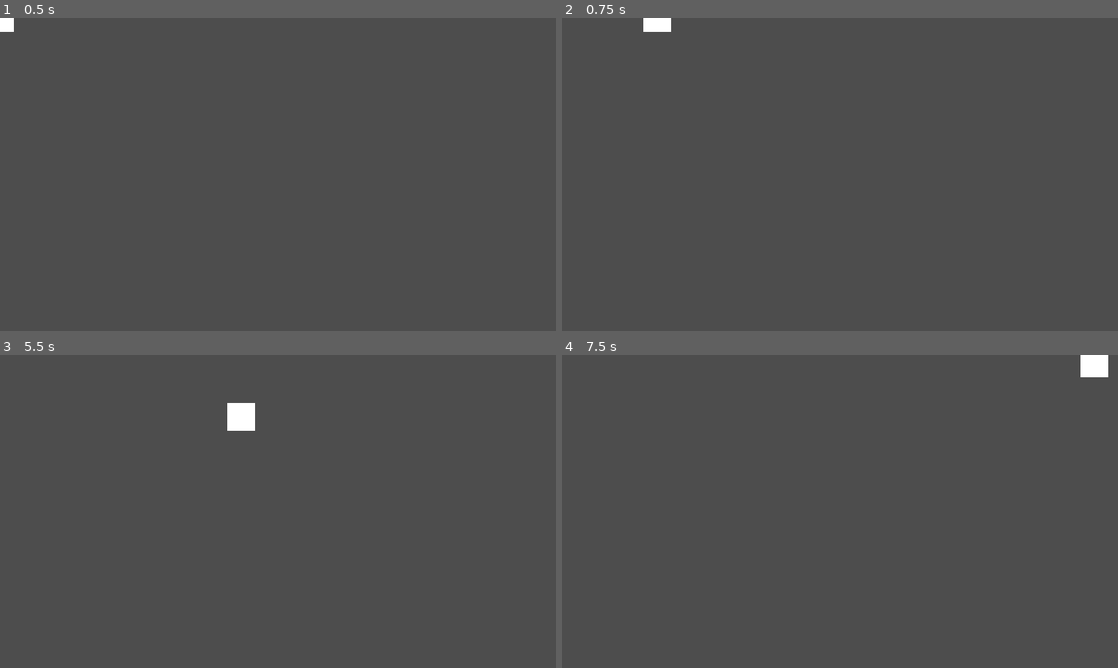
Above: before the commit, frames 1-4 (two rows, left to right).
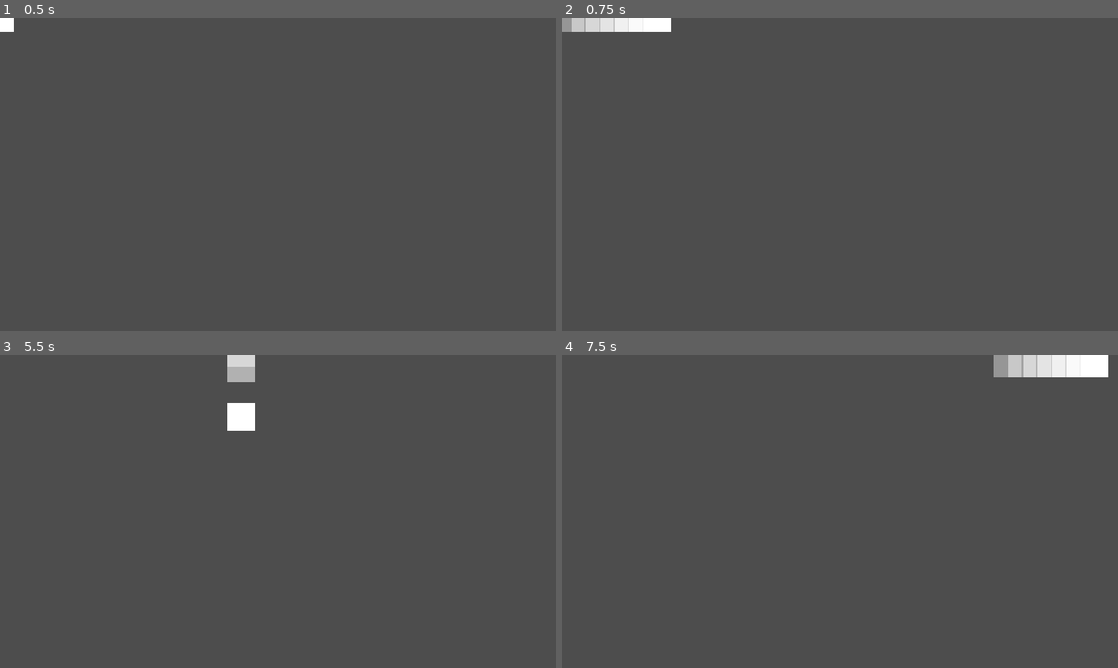
Above: after the commit, the same moments.

Repository: Spedinja/LudumDare58
Game: Godot game, scene res://Scenes/Player/player.tscn
The game is run twice, just before and just after one commit, with the same random seed, the same clock (stepped at 60 frames per second) and the same inputs. Before the commit the project starts from res://Scenes/player.tscn.
Inputs (mouse positions are in pixels of both pictures, inside the frame that each line leads up to):
- Up to frame 1 (0.5 s): no input
- Up to frame 2 (0.75 s): tap Enter at 0.5 s; move the mouse to (962, 158) at 0.52 s; hold D (Move Right) from 0.53 s (still down); right-click (962, 158) at 0.6 s
- Up to frame 3 (5.5 s): move the mouse to (166, 527) at 1.27 s; release D (Move Right) at 1.28 s; hold S (Move Down) 1.28-2.03 s; click (166, 527) at 1.35 s; right-click (166, 527) at 1.55 s; move the mouse to (333, 442) at 2.02 s; hold D (Move Right) 2.03-2.78 s; right-click (333, 442) at 2.1 s; move the mouse to (250, 574) at 2.77 s; hold W (Move Up) 2.78-3.53 s; right-click (250, 574) at 2.85 s; tap Space at 3.5, 5 s; move the mouse to (444, 558) at 3.52 s; hold A (Move Left) 3.53-5.03 s; click (444, 558) at 3.6 s; right-click (444, 558) at 3.8 s; tap Enter at 4.25 s; move the mouse to (111, 464) at 4.27 s; right-click (111, 464) at 4.35 s; move the mouse to (305, 511) at 5.02 s; hold S (Move Down) from 5.03 s (still down); right-click (305, 511) at 5.1 s
- Up to frame 4 (7.5 s): move the mouse to (756, 433) at 5.77 s; release S (Move Down) at 5.78 s; hold D (Move Right) 5.78-6.53 s; click (756, 433) at 5.85 s; right-click (756, 433) at 6.05 s; move the mouse to (962, 495) at 6.52 s; hold W (Move Up) 6.53-7.28 s; right-click (962, 495) at 6.6 s; move the mouse to (728, 527) at 7.27 s; hold D (Move Right) from 7.28 s (still down); right-click (728, 527) at 7.35 s

Frame 1 is identical in both runs. In frame 2, 0.7% of the frame differs, in the area x 0-15%, y 0-5%; in frame 3, 0.4%; in frame 4, 1.1%, in the area x 77-94%, y 0-8%.

Commit message:
added more functionalities to dash + dash ghost effect

Diff:
--- /dev/null
+++ b/Scenes/Player/dash_ghost.tscn
@@ -0,0 +1,8 @@
+[gd_scene load_steps=3 format=3 uid="uid://bved0ss16j56w"]
+
+[ext_resource type="Texture2D" uid="uid://it5qagoxabo" path="res://Sprites/Tile.png" id="1_407wb"]
+[ext_resource type="Script" uid="uid://buev3qw06ou8s" path="res://Scripts/Player/dash_ghost.gd" id="2_7fomq"]
+
+[node name="DashGhost" type="Sprite2D"]
+texture = ExtResource("1_407wb")
+script = ExtResource("2_7fomq")
--- a/Scenes/player.tscn
+++ b/Scenes/Player/player.tscn
@@ -1,7 +1,7 @@
 [gd_scene load_steps=5 format=3 uid="uid://bfaxkwh1r2pkb"]
 
-[ext_resource type="Script" uid="uid://dms32j4b6250c" path="res://Scenes/player.gd" id="1_v0iea"]
-[ext_resource type="Texture2D" uid="uid://it5qagoxabo" path="res://Sprites/Tile.png" id="2_cvnsp"]
+[ext_resource type="Script" uid="uid://dms32j4b6250c" path="res://Scripts/Player/player.gd" id="1_a3d8c"]
+[ext_resource type="Texture2D" uid="uid://it5qagoxabo" path="res://Sprites/Tile.png" id="2_xpcdj"]
 
 [sub_resource type="CircleShape2D" id="CircleShape2D_f60y1"]
 
@@ -9,10 +9,10 @@
 radius = 5.0
 
 [node name="Player" type="CharacterBody2D" groups=["Player"]]
-script = ExtResource("1_v0iea")
+script = ExtResource("1_a3d8c")
 
 [node name="TempSprite" type="Sprite2D" parent="."]
-texture = ExtResource("2_cvnsp")
+texture = ExtResource("2_xpcdj")
 
 [node name="PlayerSprite" type="AnimatedSprite2D" parent="."]
 visible = false
--- /dev/null
+++ b/Scripts/Player/dash_ghost.gd
@@ -0,0 +1,13 @@
+extends Sprite2D
+class_name DashGhost
+
+@export var duration: float = 0.5
+
+var tween: Tween
+
+# Called when the node enters the scene tree for the first time.
+func _ready() -> void:
+	tween = create_tween()
+	tween.finished.connect(queue_free)
+	tween.tween_property(self,"modulate:a", 0.0, duration).set_trans(Tween.TRANS_QUART).set_ease(Tween.EASE_OUT)
+	tween.play()
--- a/Scenes/player.gd
+++ b/Scripts/Player/player.gd
@@ -3,18 +3,25 @@
 @export var movement_speed: float = 300.0
 @export var movement_acceleration = 10.0
 @export var dash_duration: float = 0.3
-@export var dash_speed: float = 1000
+@export var dash_speed: float = 1000.0
 @export var dash_cooldown: float = 2.0
 var dash_direction: Vector2
 @export var attack_cooldown: float = 1.0
 
 var dash_timer: Timer
 var dash_cd_timer: Timer
+@onready var dash_ghost_scene: PackedScene = preload("res://Scenes/Player/dash_ghost.tscn")
+
 var attack_timer: Timer
+
+@export var iframes_duration: float = 1.0
+var iframes_timer: Timer
 
 var is_dashing: bool = false
 
 var input: PlayerInput
+
+@onready var player_sprite: AnimatedSprite2D = $PlayerSprite
 
 func _ready() -> void:
 	_get_input()
@@ -34,6 +41,10 @@
 	attack_timer.one_shot = true
 	add_child(attack_timer)
 
+	iframes_timer = Timer.new()
+	iframes_timer.one_shot = true
+	add_child(iframes_timer)
+
 func _process(_delta: float) -> void:
 	_get_input()
 
@@ -47,6 +58,7 @@
 func _move(delta: float):
 	if is_dashing:
 		velocity = dash_direction.normalized() * dash_speed
+		_add_dash_ghost()
 	else:
 		velocity = lerp(velocity, input.move_directions.normalized() * movement_speed, delta * movement_acceleration)
 	move_and_slide()
@@ -57,8 +69,19 @@
 	dash_timer.start(dash_duration)
 	dash_cd_timer.start(dash_cooldown)
 
+func _add_dash_ghost():
+	var ghost: DashGhost = dash_ghost_scene.instantiate()
+	ghost.global_position = global_position
+	get_parent().add_child(ghost)
+
 func _attack():
 	pass
+
+func take_damage(amount: int):
+	if is_dashing and not iframes_timer.is_stopped():
+		return
+	amount -= amount
+	iframes_timer.start(iframes_duration)
 
 func _get_input():
 	var move_direction: Vector2 = Vector2(Input.get_axis("Move Left", "Move Right"), Input.get_axis("Move Up", "Move Down"))
Not shown, added: Scripts/Player/dash_ghost.gd.uid
Renamed: Scenes/player.gd.uid -> Scripts/Player/player.gd.uid
